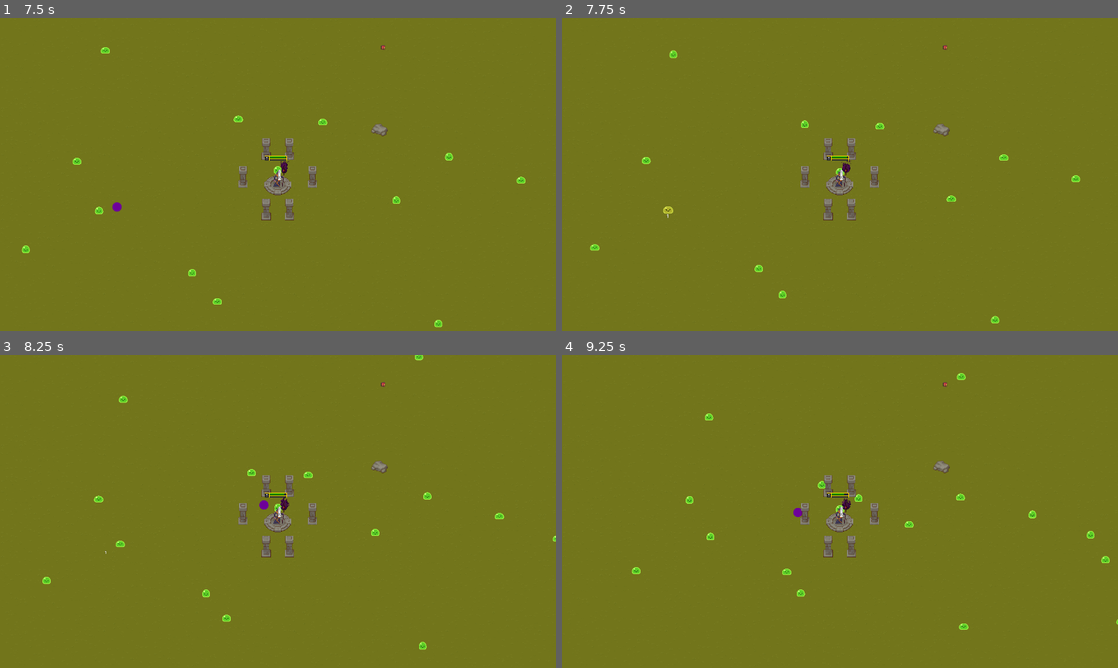
Above: before the commit, frames 1-4 (two rows, left to right).
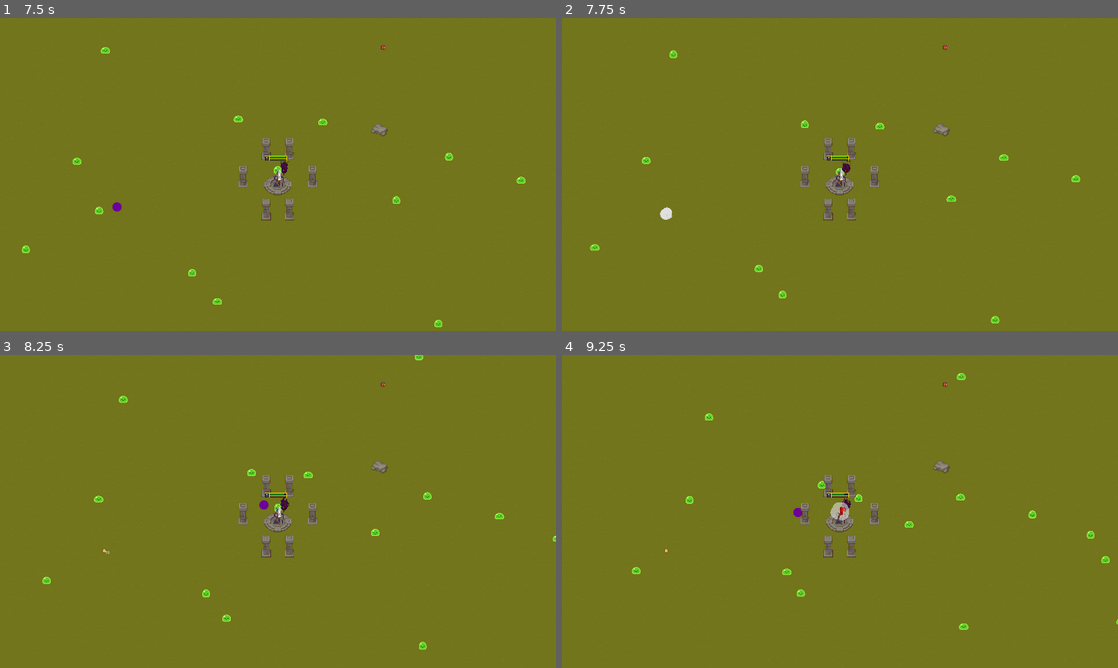
Above: after the commit, the same moments.

Repository: CadeXLegend/survivors-godot-game
Game: Godot game, scene res://survivor_game.tscn
Same seed, same stepped clock (60 frames per second), same inputs: the game is played once before the commit and once after it.
Inputs (mouse positions are in pixels of both pictures, inside the frame that each line leads up to):
- Up to frame 1 (7.5 s): move the mouse to (400, 158) at 0.52 s; hold Space (interact) 0.53-1.28 s; move the mouse to (166, 190) at 1.27 s; tap Space (interact) every 1.5 s from 1.35 to 7.35 s; move the mouse to (333, 105) at 2.02 s; hold Space (interact) 2.03-2.78 s; move the mouse to (250, 237) at 2.77 s; move the mouse to (444, 221) at 3.52 s; hold Space (interact) 3.53-4.28 s; move the mouse to (111, 127) at 4.27 s; move the mouse to (305, 174) at 5.02 s; hold Space (interact) 5.03-5.78 s; move the mouse to (194, 96) at 5.77 s; move the mouse to (400, 158) at 6.52 s; hold Space (interact) 6.53-7.28 s; move the mouse to (166, 190) at 7.27 s
- Up to frame 2 (7.75 s): no input
- Up to frame 3 (8.25 s): move the mouse to (333, 442) at 8.02 s; hold Space (interact) from 8.03 s (still down)
- Up to frame 4 (9.25 s): move the mouse to (812, 574) at 8.77 s; release Space (interact) at 8.78 s; tap Space (interact) at 8.85 s

Frame 1 is identical in both runs. In frame 2, less than 0.1% of the frame differs, in the area x 17-20%, y 60-65%; in frame 3, less than 0.1%; in frame 4, 0.2%, in the area x 18-52%, y 47-64%.

Commit message:
feat: added a new colour for when damage is more than the total health aka overkill

Diff:
--- a/resources/damage_numbers.tres
+++ b/resources/damage_numbers.tres
@@ -12,14 +12,8 @@
 labelSettings = SubResource("LabelSettings_edafj")
 normalColour = Color(1, 1, 1, 1)
 criticalColour = Color(0.987625, 0.719103, 0.278906, 1)
+overflowColour = Color(1, 0, 0, 1)
 noDamageColour = Color(0.277528, 0.277528, 0.277528, 1)
-outlineColour = null
-outlineSize = null
 fontSize = 24
-firstPropertyToAnimate = null
 easeInAnimationPositionOffset = 24
-easeInDuration = null
-easeOutDuration = null
-easeOutDelay = null
-secondPropertyToAnimate = null
 metadata/_custom_type_script = "uid://08r3ycmj0b46"
--- a/scripts/custom_resources/quantity/quantity.gd
+++ b/scripts/custom_resources/quantity/quantity.gd
@@ -8,6 +8,7 @@
 # an optional parameter that allows for the overflow diff from maximum
 # to be stored and used later, very useful!
 var overflow: float = 0.0
+var negative_overflow: float = 0.0
 # to track when there's no hp left vs while at min
 # single event fire vs continuous bool state
 var previous_removed_current: float = minimum + 1.0
@@ -53,6 +54,8 @@
 	if value <= 0:
 		return
 
+	if value > current:
+		negative_overflow = value - current
 	current -= value
 
 	at_minimum = current <= minimum
--- a/scripts/damage_numbers.gd
+++ b/scripts/damage_numbers.gd
@@ -4,6 +4,7 @@
 @export var labelSettings: LabelSettings
 @export var normalColour: Color
 @export var criticalColour: Color
+@export var overflowColour: Color
 @export var noDamageColour: Color
 @export var outlineColour: Color
 @export var outlineSize: int = 18
@@ -17,7 +18,7 @@
 
 @export var secondPropertyToAnimate: String = "scale"
 
-func display_number(value: float, position: Vector2, receiver: Node, isCritical: bool = false):
+func display_number(value: float, position: Vector2, receiver: Node, isCritical: bool = false, isOverflow: bool = false):
 	var node: Node2D = Node2D.new()
 	var sceneRoot: Node2D = receiver.get_tree().current_scene
 	var number: Label = Label.new()
@@ -27,7 +28,9 @@
 	number.z_index = 128
 
 	labelSettings.font_color = noDamageColour if value == 0.0 else \
-		 criticalColour if isCritical else normalColour
+		 criticalColour if isCritical else \
+		 overflowColour if isOverflow else \
+		 normalColour
 
 	number.label_settings = labelSettings
 
--- a/scripts/mechanics/2d_damage_on_body_entered/2d_damage_on_body_entered.gd
+++ b/scripts/mechanics/2d_damage_on_body_entered/2d_damage_on_body_entered.gd
@@ -9,14 +9,15 @@
 	if nodes.size() <= 0: return
 
 	var damageables = damager.try_get_damageables(nodes)
-	print(damageables)
 	if damageables.size() <= 0: return
-	print(damageables)
 	_execute_damage_step(damageables)
 
 
 func _execute_damage_step(damageables: Array[Damageable]) -> void:
 	for damageable in damageables:
-		damager.deal_damage(damager.damage.current, damageable.health, damageable.target)
+		damager.deal_damage(
+			damager.damage.current,
+			damageable.health,
+			damageable.target)
 	if not is_queued_for_deletion():
 		queue_free()
--- a/scripts/mechanics/damager/damager.gd
+++ b/scripts/mechanics/damager/damager.gd
@@ -14,7 +14,9 @@
 		game_state_responder.damageNumbers.display_number(
 			amount,
 			target.global_position,
-			target)
+			target,
+			false,
+			stat.negative_overflow > 0.0)
 	post_damage_step.emit()
 
 func try_get_damageables(nodes: Array[Node2D]) -> Array[Damageable]:
--- a/scripts/mechanics/old_unused/Bullet.tscn
+++ b/scripts/mechanics/old_unused/Bullet.tscn
@@ -15,8 +15,8 @@
 
 [sub_resource type="Resource" id="Resource_mwnqr"]
 script = ExtResource("5_veh6r")
-maximum = 1.0
-current = 1.0
+maximum = 10.0
+current = 10.0
 metadata/_custom_type_script = "uid://b0jdpwn1bs00j"
 
 [sub_resource type="Resource" id="Resource_ac31d"]
